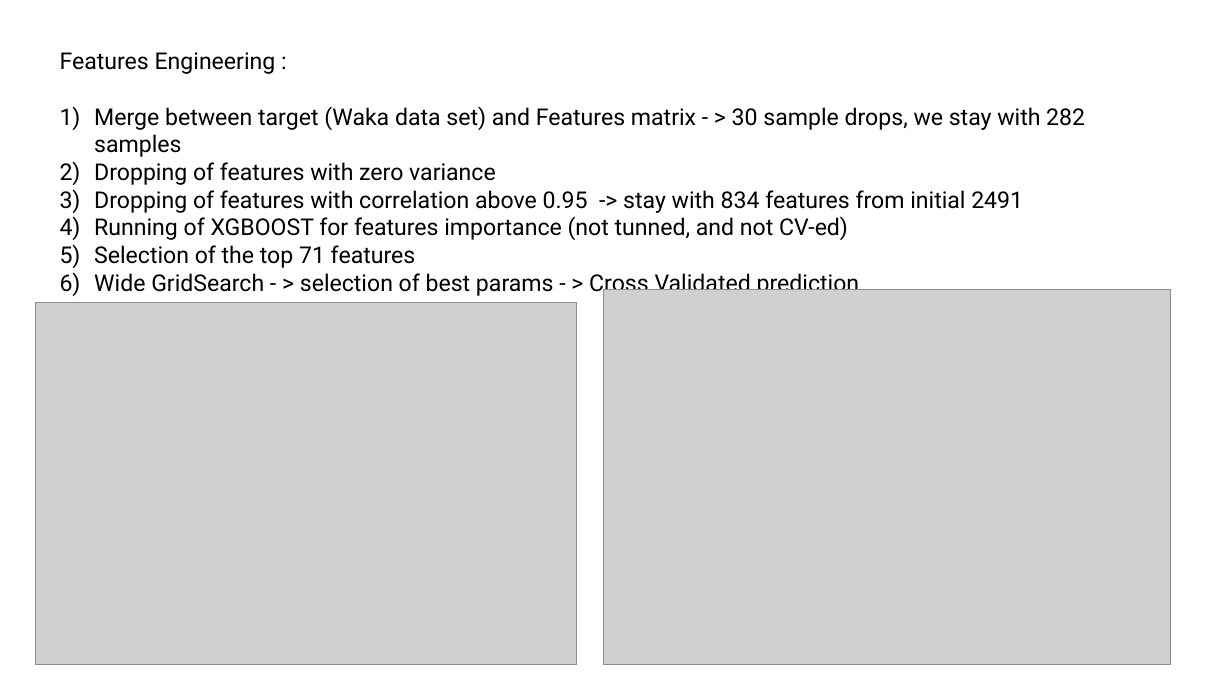
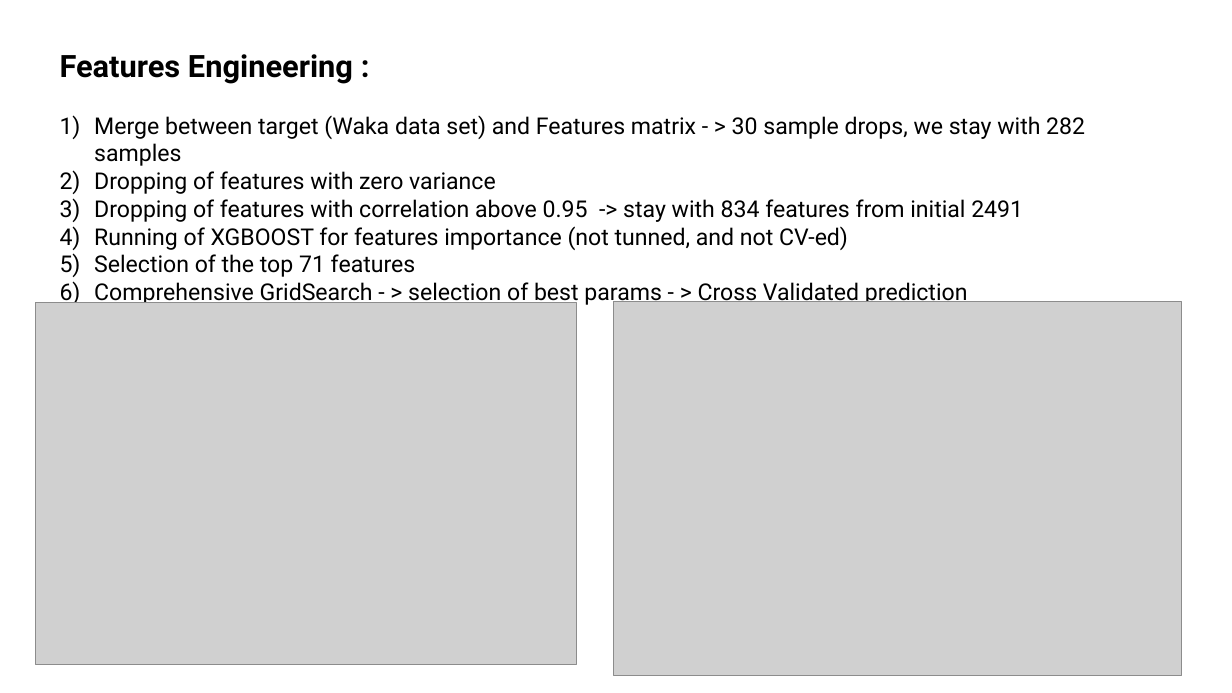
Before and after one commit to kiriyevskykiril/ai-program-2026, a slide deck: slide 7 of project_1/precentation/Smell intensity presentation.pptx. Drawn at 1232x693 pixels with LibreOffice and Linux fonts; fonts in the diff are those of the drawing; grey boxes stand for pictures. Boxes give left, top, right and bottom in pixels: in the first picture for what was removed or moved away, otherwise in the second. Text is boxed around its words. In the diff, an @@ line names an element or a change of style, - is before the commit and + after.

```diff
--- a/project_1/precentation/Smell intensity presentation.pptx
+++ b/project_1/precentation/Smell intensity presentation.pptx
@@ text at (60, 54, 353, 84): size 18 to 24 pt, bold on in "Features Engineering :" @@
@@ text at (94, 282, 968, 305): text changed @@
-6) Wide GridSearch - > selection of best params - > Cross Validated prediction
+6) Comprehensive GridSearch - > selection of best params - > Cross Validated prediction
@@ picture: place and size @@
-picture at (604, 290, 1171, 665)
+picture at (614, 301, 1181, 677)
```
Also in this commit, not shown: 7 other slides changed, 3 slides added, 8 other files.
